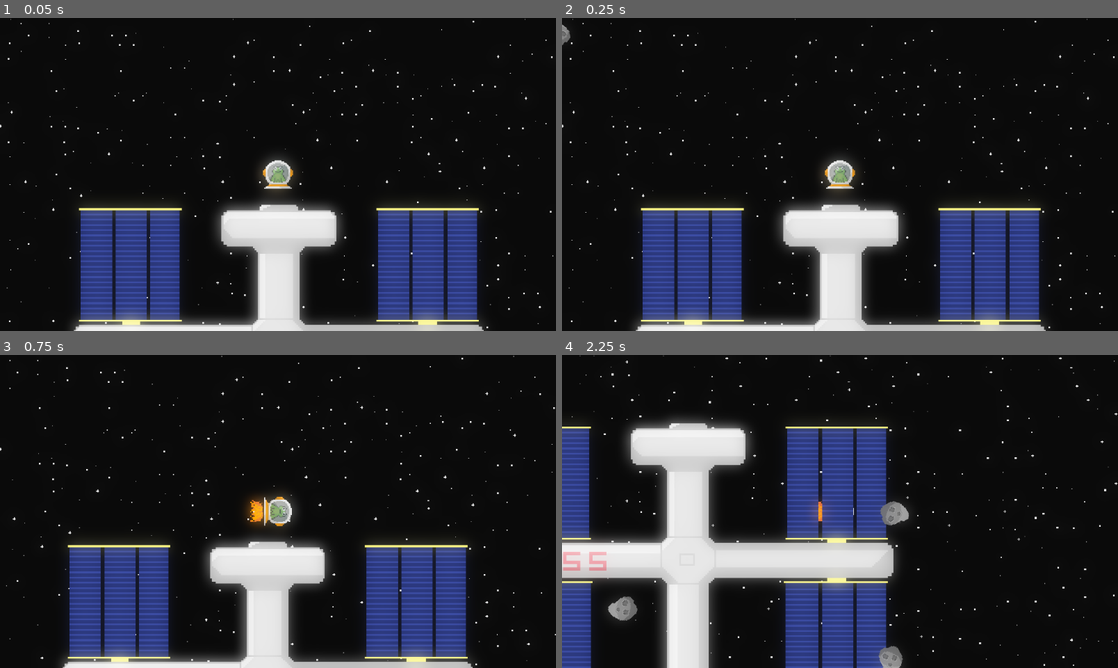
Above: before the commit, frames 1-4 (two rows, left to right).
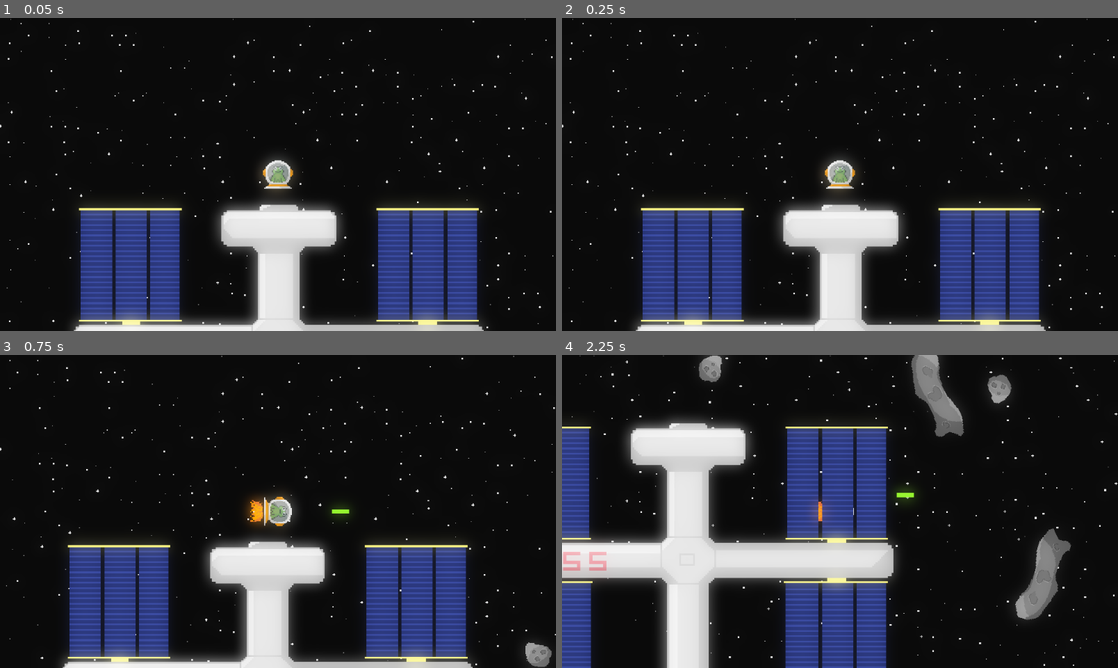
Above: after the commit, the same moments.

Repository: AnejMajnik/astrofrog
Game: Godot game, scene res://scenes/game.tscn
The game is run twice, just before and just after one commit, with the same random seed, the same clock (stepped at 60 frames per second) and the same inputs.
Inputs:
- Up to frame 1 (0.05 s): no input
- Up to frame 2 (0.25 s): no input
- Up to frame 3 (0.75 s): hold D (right) from 0.53 s (still down); tap Space (shoot, bound only after the commit) at 0.6 s
- Up to frame 4 (2.25 s): release D (right) at 1.28 s; hold S (down) 1.28-2.03 s; tap Shift (boost) at 1.35 s; tap Space (shoot, bound only after the commit) at 1.55, 2.1 s; hold D (right) from 2.03 s (still down)

Frame 1 is identical in both runs. In frame 2, less than 0.1% of the frame differs, in the area x 0-2%, y 2-9%; in frame 3, 0.4%; in frame 4, 4.2%, in the area x 8-92%, y 0-100%.

Commit message:
Added shooting

Diff:
--- a/project.godot
+++ b/project.godot
@@ -28,9 +28,19 @@
 window/stretch/mode="canvas_items"
 window/stretch/aspect="expand"
 
+[file_customization]
+
+folder_colors={
+"res://assets/": "red",
+"res://scenes/": "yellow",
+"res://scripts/": "green"
+}
+
 [global_group]
 
 player=""
+fss=""
+asteroid=""
 
 [input]
 
@@ -64,6 +74,12 @@
 , Object(InputEventJoypadMotion,"resource_local_to_scene":false,"resource_name":"","device":-1,"axis":5,"axis_value":1.0,"script":null)
 ]
 }
+shoot={
+"deadzone": 0.2,
+"events": [Object(InputEventKey,"resource_local_to_scene":false,"resource_name":"","device":-1,"window_id":0,"alt_pressed":false,"shift_pressed":false,"ctrl_pressed":false,"meta_pressed":false,"pressed":false,"keycode":0,"physical_keycode":32,"key_label":0,"unicode":32,"location":0,"echo":false,"script":null)
+, Object(InputEventJoypadButton,"resource_local_to_scene":false,"resource_name":"","device":-1,"button_index":2,"pressure":0.0,"pressed":true,"script":null)
+]
+}
 
 [physics]
 
--- a/scenes/asteroid.tscn
+++ b/scenes/asteroid.tscn
@@ -6,7 +6,8 @@
 [sub_resource type="CircleShape2D" id="CircleShape2D_lnu2h"]
 radius = 13.0
 
-[node name="Asteroid" type="Area2D" unique_id=2080279659]
+[node name="Asteroid" type="Area2D" unique_id=2080279659 groups=["asteroid"]]
+collision_layer = 2
 script = ExtResource("1_6mo6b")
 
 [node name="Sprite2D" type="Sprite2D" parent="." unique_id=1808645928]
--- a/scenes/asteroid_big.tscn
+++ b/scenes/asteroid_big.tscn
@@ -1,13 +1,14 @@
 [gd_scene format=3 uid="uid://by040qg8veiey"]
 
-[ext_resource type="Script" uid="uid://bqodosbmqpj86" path="res://scripts/asteroid.gd" id="1_5y4ff"]
+[ext_resource type="Script" uid="uid://dndbsdm7c1icf" path="res://scripts/asteroid_big.gd" id="1_5y4ff"]
 [ext_resource type="Texture2D" uid="uid://yqtugrx7sg4q" path="res://assets/asteroid_big.png" id="2_e88pg"]
 
 [sub_resource type="CapsuleShape2D" id="CapsuleShape2D_nrent"]
 radius = 13.0
 height = 100.0
 
-[node name="AsteroidBig" type="Area2D" unique_id=2080279659]
+[node name="AsteroidBig" type="Area2D" unique_id=2080279659 groups=["asteroid"]]
+collision_layer = 2
 script = ExtResource("1_5y4ff")
 
 [node name="Sprite2D" type="Sprite2D" parent="." unique_id=1808645928]
--- a/scenes/fss.tscn
+++ b/scenes/fss.tscn
@@ -2,7 +2,7 @@
 
 [ext_resource type="Texture2D" uid="uid://5lluj0yiguw3" path="res://assets/fss.png" id="1_xsrpc"]
 
-[node name="FSS" type="StaticBody2D" unique_id=1428638061]
+[node name="FSS" type="StaticBody2D" unique_id=1428638061 groups=["fss"]]
 
 [node name="Sprite2D" type="Sprite2D" parent="." unique_id=2063007878]
 texture = ExtResource("1_xsrpc")
--- /dev/null
+++ b/scenes/laser_bullet.tscn
@@ -0,0 +1,19 @@
+[gd_scene format=3 uid="uid://b082sddh3muui"]
+
+[ext_resource type="Texture2D" uid="uid://qhvxdcdssdq4" path="res://assets/laser.png" id="1_mrcvo"]
+[ext_resource type="Script" uid="uid://bxjxq2xbcoh6i" path="res://scripts/laser_bullet.gd" id="1_wti7u"]
+
+[sub_resource type="RectangleShape2D" id="RectangleShape2D_nrent"]
+size = Vector2(2, 8)
+
+[node name="LaserBullet" type="Area2D" unique_id=1147035502]
+collision_mask = 2
+script = ExtResource("1_wti7u")
+
+[node name="Sprite2D" type="Sprite2D" parent="." unique_id=1602845232]
+rotation = 1.5707964
+scale = Vector2(2.5, 2.5)
+texture = ExtResource("1_mrcvo")
+
+[node name="CollisionShape2D" type="CollisionShape2D" parent="." unique_id=853219398]
+shape = SubResource("RectangleShape2D_nrent")
--- a/scenes/player.tscn
+++ b/scenes/player.tscn
@@ -153,3 +153,13 @@
 shape = SubResource("CircleShape2D_e204l")
 
 [node name="Camera2D" type="Camera2D" parent="." unique_id=2037491656]
+limit_left = -3584
+limit_top = -2994
+limit_right = 3584
+limit_bottom = 2994
+
+[node name="ShootTimer" type="Timer" parent="." unique_id=1381351066]
+wait_time = 0.2
+one_shot = true
+
+[connection signal="timeout" from="ShootTimer" to="." method="_on_shoot_timer_timeout"]
--- a/scripts/asteroid.gd
+++ b/scripts/asteroid.gd
@@ -4,6 +4,7 @@
 @export var speed = 175
 const damage = 1
 var velocity: Vector2
+var health = 50
 
 @export var max_distance := 2000
 
@@ -16,10 +17,18 @@
 	rotation_amount = randf_range(0.5, 4.0) * [-1, 1].pick_random()
 	rotation = randf_range(0.0, TAU)
 
+func take_damage(damage: int) -> void:
+	health -= damage
+
+	if health <= 0:
+		queue_free()
+
 func _physics_process(delta: float) -> void:
 	for body in get_overlapping_bodies():
 		if body.is_in_group("player"):
 			body.take_damage(damage)
+			queue_free()
+		elif body.is_in_group("fss"):
 			queue_free()
 
 	rotation += rotation_amount * delta
--- /dev/null
+++ b/scripts/asteroid_big.gd
@@ -0,0 +1,38 @@
+extends Area2D
+
+var direction = 0
+@export var speed = 125
+const damage = 1
+var velocity: Vector2
+var health = 100
+
+@export var max_distance := 2000
+
+@onready var player = Autoload.player_node
+var rotation_amount
+
+func _ready() -> void:
+	direction = Vector2(randf_range(-1.0, 1.0), randf_range(-1.0, 1.0))
+	velocity = direction * speed
+	rotation_amount = randf_range(0.5, 4.0) * [-1, 1].pick_random()
+	rotation = randf_range(0.0, TAU)
+
+func take_damage(damage: int) -> void:
+	health -= damage
+
+	if health <= 0:
+		queue_free()
+
+func _physics_process(delta: float) -> void:
+	for body in get_overlapping_bodies():
+		if body.is_in_group("player"):
+			body.take_damage(damage)
+			queue_free()
+		elif body.is_in_group("fss"):
+			queue_free()
+
+	rotation += rotation_amount * delta
+
+	position += velocity * delta
+	if global_position.distance_to(player.global_position) > max_distance:
+		queue_free()
--- a/scripts/game.gd
+++ b/scripts/game.gd
@@ -34,7 +34,7 @@
 
 func _ready() -> void:
 	build_map()
-	spawn_asteroids(50, false)
+	spawn_asteroids(25, true)
 	asteroid_spawn_timer.start()
 
 func spawn_asteroids(count: int, offscreen: bool = true):
--- /dev/null
+++ b/scripts/laser_bullet.gd
@@ -0,0 +1,17 @@
+extends Area2D
+
+var velocity: Vector2
+var speed := 500.0
+var damage: int = 25
+@onready var sprite_2d: Sprite2D = $Sprite2D
+
+func _ready() -> void:
+	velocity = Vector2.from_angle(rotation) * speed
+
+func _physics_process(delta: float) -> void:
+	position += velocity * delta
+
+	for body in get_overlapping_areas():
+		if body.is_in_group("asteroid"):
+			body.take_damage(damage)
+			queue_free()
--- a/scripts/player.gd
+++ b/scripts/player.gd
@@ -6,8 +6,11 @@
 @export var decceleration_speed = 10
 @export var acceleration_speed = 10
 @onready var animation_player: AnimationPlayer = $AnimationPlayer
+@onready var shoot_timer: Timer = $ShootTimer
 
 var health = 3
+var bullet = preload("res://scenes/laser_bullet.tscn")
+var can_shoot: bool = true
 
 var character_direction: Vector2
 
@@ -20,6 +23,14 @@
 	if health <= 0:
 		print("ded")
 
+func shoot() -> void:
+	var instance = bullet.instantiate()
+	instance.global_position = to_global(Vector2(0, -25))
+	instance.rotation = rotation - PI/2
+	get_tree().current_scene.add_child(instance)
+	can_shoot = false
+	shoot_timer.start()
+
 func _physics_process(_delta: float) -> void:
 	character_direction.x = Input.get_axis("left", "right")
 	character_direction.y = Input.get_axis("up", "down")
@@ -30,6 +41,9 @@
 
 	if Input.is_action_just_released("boost"):
 		move_speed = speed
+
+	if Input.is_action_just_pressed("shoot") and can_shoot:
+		shoot()
 
 	if character_direction:
 		animation_player.play("move")
@@ -42,3 +56,7 @@
 		rotation = character_direction.angle() + PI/2
 
 	move_and_slide()
+
+
+func _on_shoot_timer_timeout() -> void:
+	can_shoot = true
Binary file added: assets/laser.png
Not shown, added: assets/laser.png.import
Not shown, added: scripts/asteroid_big.gd.uid
Not shown, added: scripts/laser_bullet.gd.uid
